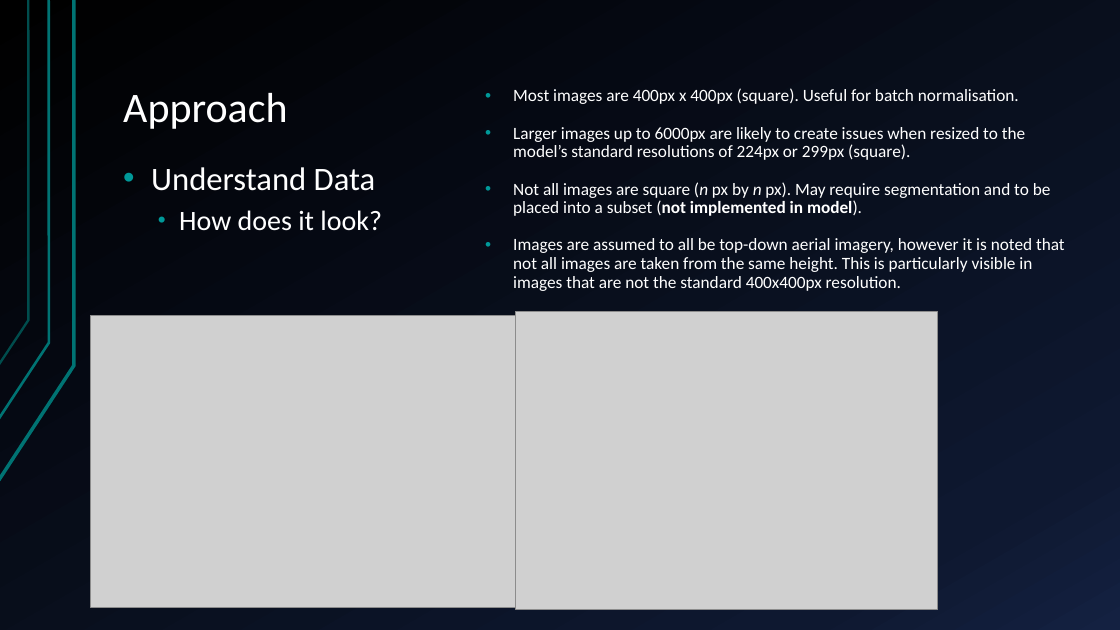
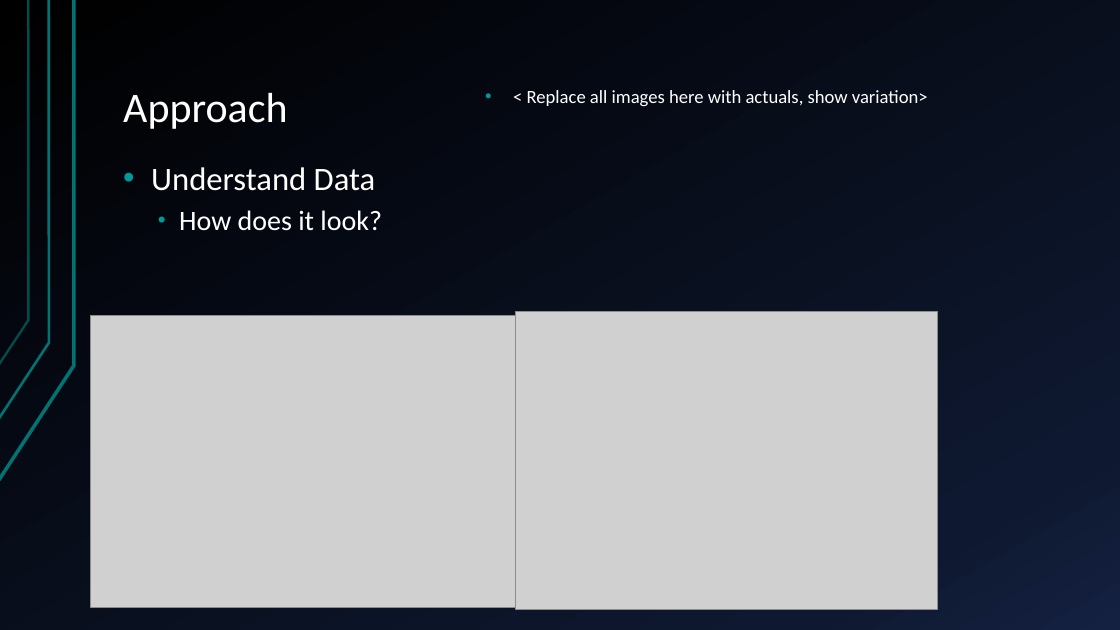
Before and after one commit to sofiary/teamunicornn, a slide deck: slide 16 of Western Power Hack-a-Gig Presentation.pptx (slide 14 before the commit). Drawn at 1120x630 pixels with LibreOffice and Linux fonts; fonts in the diff are those of the drawing; grey boxes stand for pictures. Boxes give left, top, right and bottom in pixels: in the first picture for what was removed or moved away, otherwise in the second. Text is boxed around its words. In the diff, an @@ line names an element or a change of style, - is before the commit and + after.

```diff
--- a/Western Power Hack-a-Gig Presentation.pptx
+++ b/Western Power Hack-a-Gig Presentation.pptx
@@ text at bbox=[527, 90, 928, 107]: text changed; size 14.8 to 16 pt @@
-• Most images are 400px x 400px (square). Useful for batch normalisation.
-• Larger images up to 6000px are likely to create issues when resized to the model’s standard resolutions of 224px or 299px (square).
-• Not all images are square (n px by n px). May require segmentation and to be placed into a subset (not implemented in model).
-• Images are assumed to all be top-down aerial imagery, however it is noted that not all images are taken from the same height. This is particularly visible in images that are not the standard 400x400px resolution.
+• < Replace all images here with actuals, show variation>
```
Also in this commit, not shown: 9 other slides changed, 2 slides added, 1 other file.
